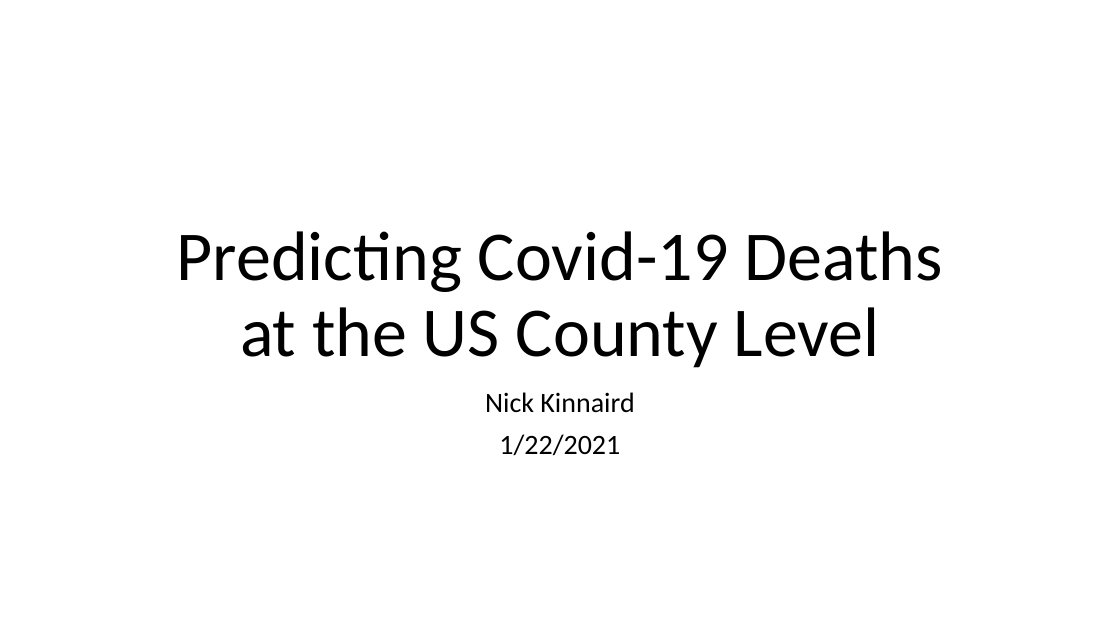
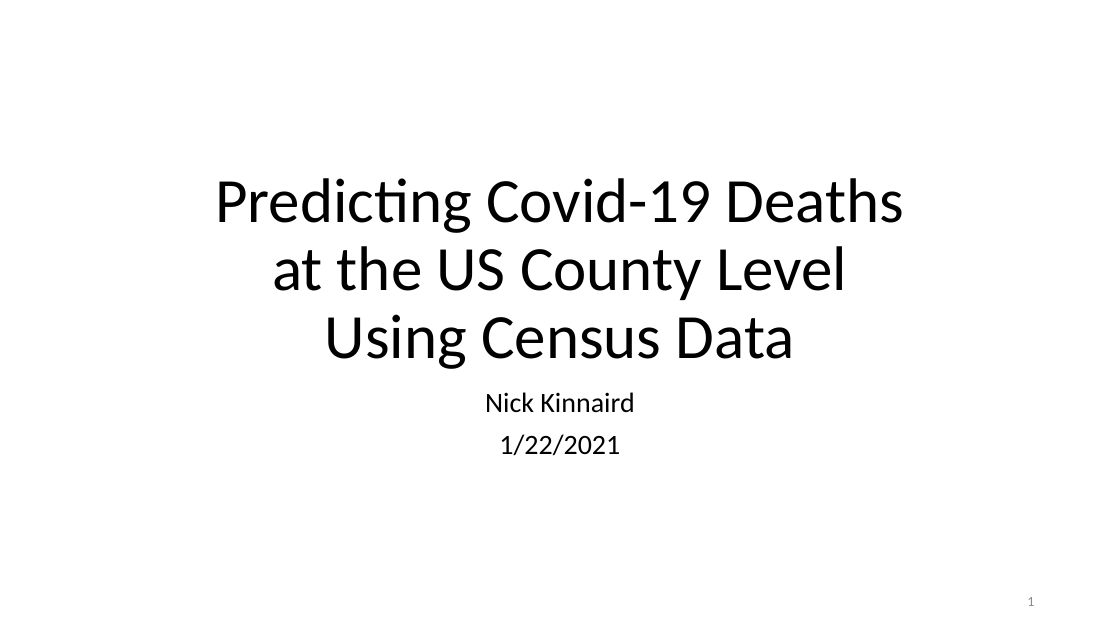
Before and after one commit to nkinnaird/CountyCovidIndexing, a slide deck: slide 1 of Presentation/CovidProjectPresentation.pptx. Drawn at 1120x630 pixels with LibreOffice and Linux fonts; fonts in the diff are those of the drawing; background and template pictures are left out. Boxes give left, top, right and bottom in pixels: in the first picture for what was removed or moved away, otherwise in the second. Text is boxed around its words. In the diff, an @@ line names an element or a change of style, - is before the commit and + after.

```diff
--- a/Presentation/CovidProjectPresentation.pptx
+++ b/Presentation/CovidProjectPresentation.pptx
@@ title at <box>215,178,904,369</box>: text changed; size 60 to 54 pt @@
-Predicting Covid-19 Deaths
-at the US County Level
+Predicting Covid-19 Deaths
+at the US County Level
+Using Census Data
@@ page number added at <box>1027,597,1034,606</box>, 12 pt, text #8C8C8C @@
+1
```
Also in this commit, not shown: 15 other slides changed, 4 slides added, 3 slides removed, 6 other files.
